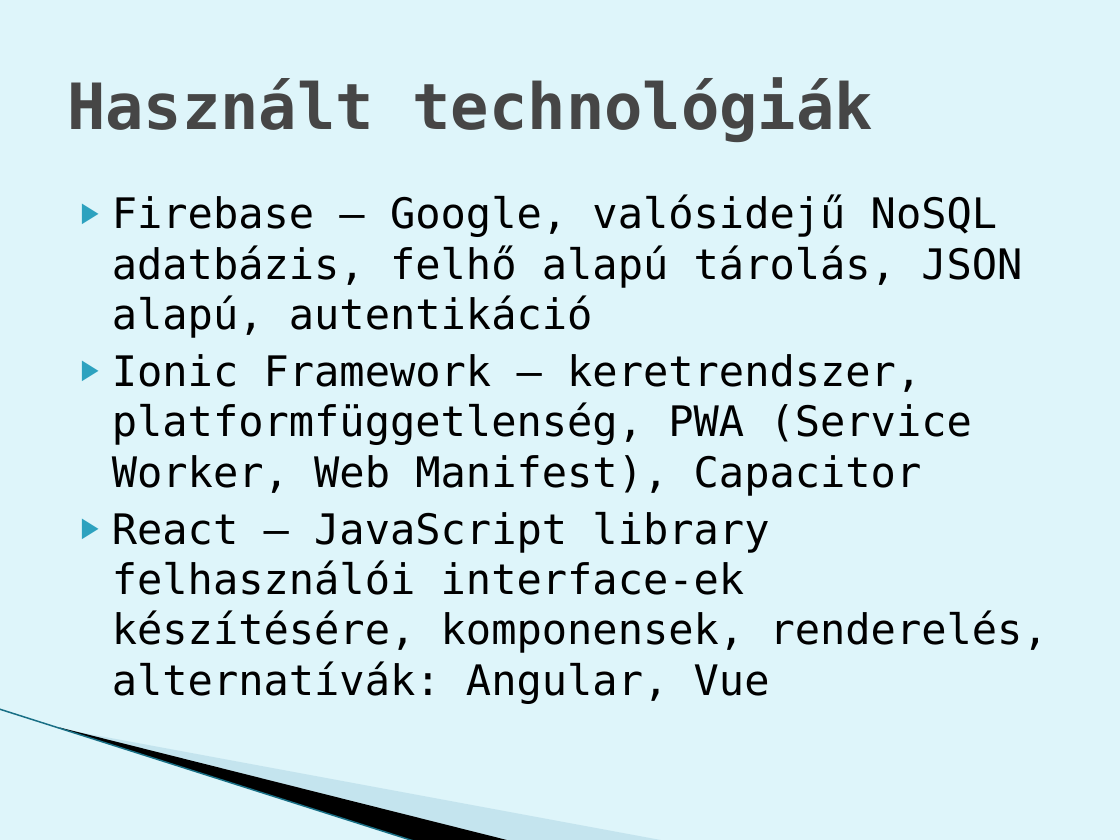
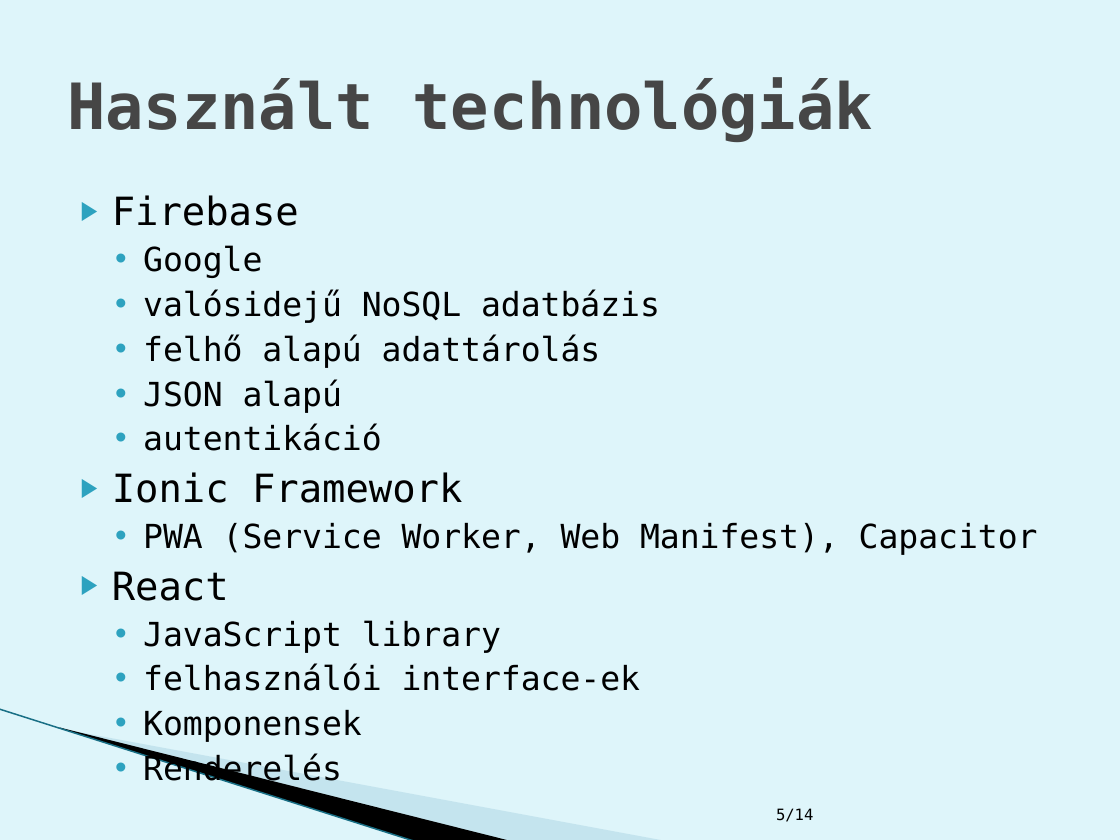
Before and after one commit to abafalvib/Projektlabor, a slide deck: slide 5 of projektlab.pptx. Drawn at 1120x840 pixels with LibreOffice and Linux fonts; fonts in the diff are those of the drawing; background and template pictures are left out. Boxes give left, top, right and bottom in pixels: in the first picture for what was removed or moved away, otherwise in the second. Text is boxed around its words. In the diff, an @@ line names an element or a change of style, - is before the commit and + after.

```diff
--- a/projektlab.pptx
+++ b/projektlab.pptx
@@ text at [112, 195, 1038, 742]: text changed; size 27 to 21.3 pt @@
-▶ Firebase – Google, valósidejű NoSQL adatbázis, felhő alapú tárolás, JSON alapú, autentikáció
-▶ Ionic Framework – keretrendszer, platformfüggetlenség, PWA (Service Worker, Web Manifest), Capacitor
-▶ React – JavaScript library felhasználói interface-ek készítésére, komponensek, renderelés, alternatívák: Angular, Vue
+▶ Firebase
+  • Google
+  • valósidejű NoSQL adatbázis
+  • felhő alapú adattárolás
+  • JSON alapú
+  • autentikáció
+▶ Ionic Framework
+  • PWA (Service Worker, Web Manifest), Capacitor
+▶ React
+  • JavaScript library
+  • felhasználói interface-ek
+  • Komponensek
+  • Renderelés
@@ text added at [776, 808, 813, 822], 10 pt, text #000000 @@
+5/14
```
Also in this commit, not shown: 11 other slides changed, 2 slides added, 3 slides removed, 1 other file.
